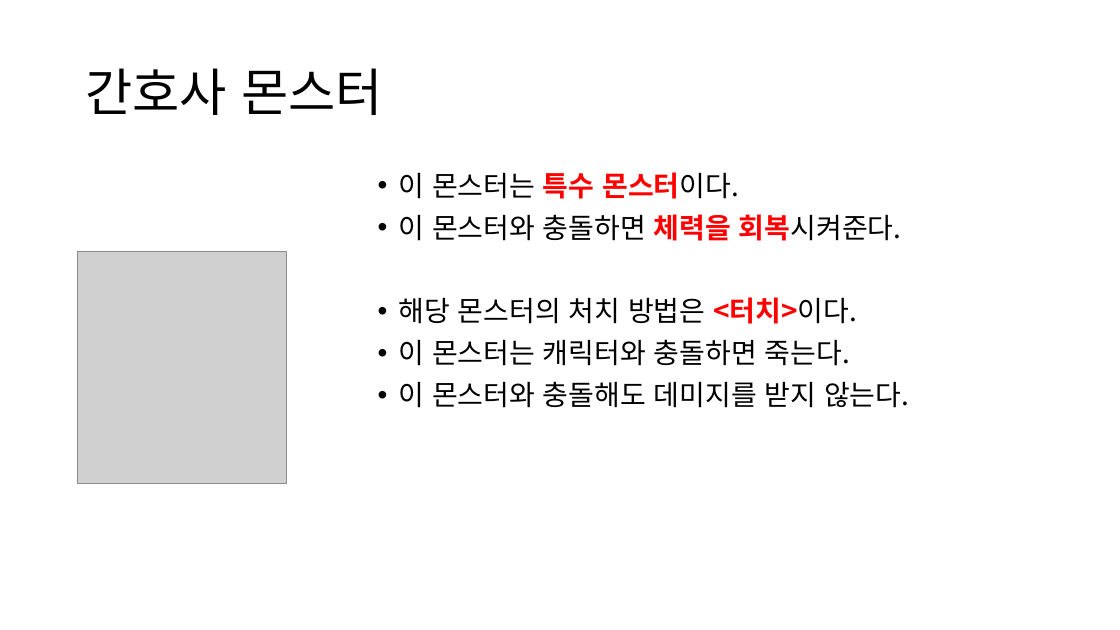
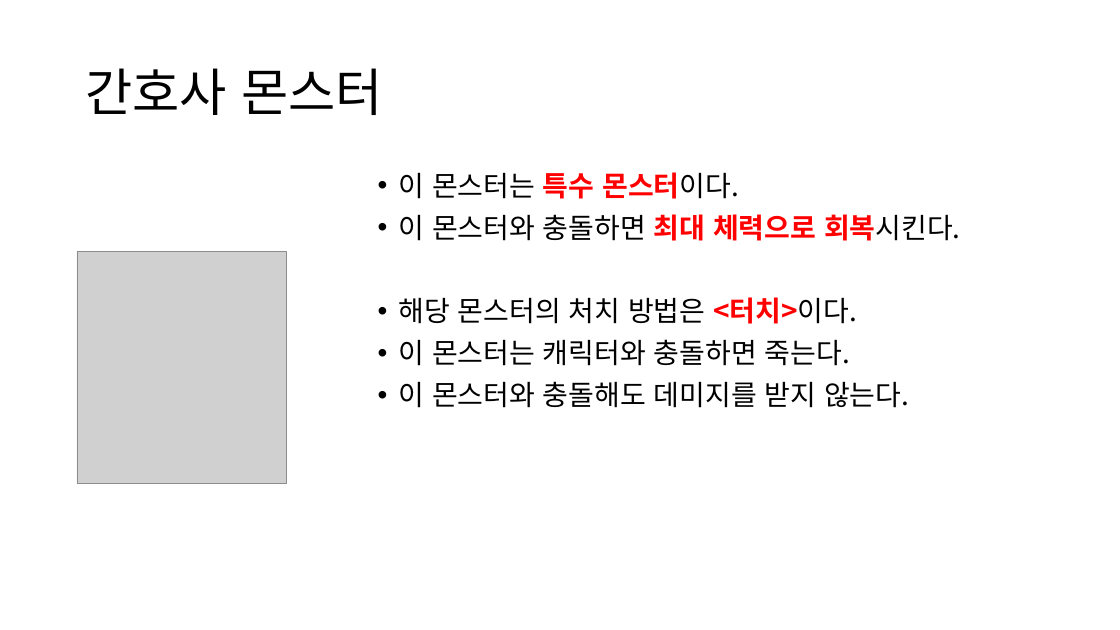
Before and after one commit to yimgunho/Witch_of_Time, a slide deck: slide 13 of 시간의 마녀_몬스터 기획.pptx (slide 12 before the commit). Drawn at 1120x630 pixels with LibreOffice and Linux fonts; fonts in the diff are those of the drawing; grey boxes stand for pictures. Boxes give left, top, right and bottom in pixels: in the first picture for what was removed or moved away, otherwise in the second. Text is boxed around its words. In the diff, an @@ line names an element or a change of style, - is before the commit and + after.

Commit message:
몬스터 기획 4

```diff
--- a/시간의 마녀_몬스터 기획.pptx
+++ b/시간의 마녀_몬스터 기획.pptx
@@ text at [399,214,961,241]: text changed @@
-• 이 몬스터와 충돌하면 체력을 회복시켜준다.
+• 이 몬스터와 충돌하면 최대 체력으로 회복시킨다.
```
Also in this commit, not shown: 7 other slides changed.
